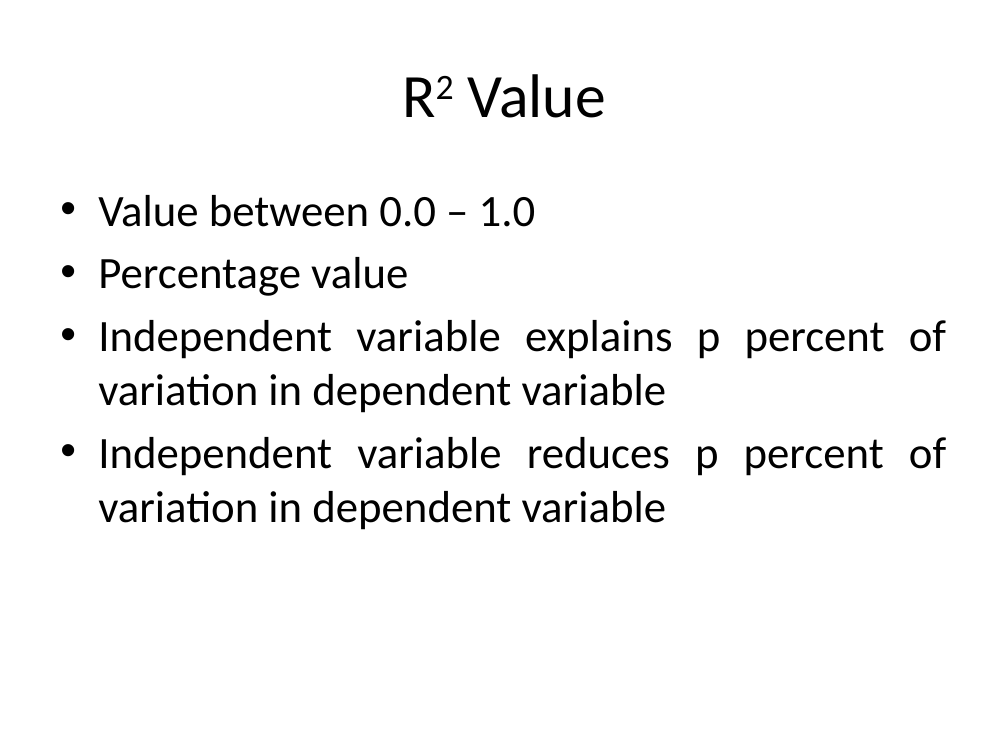
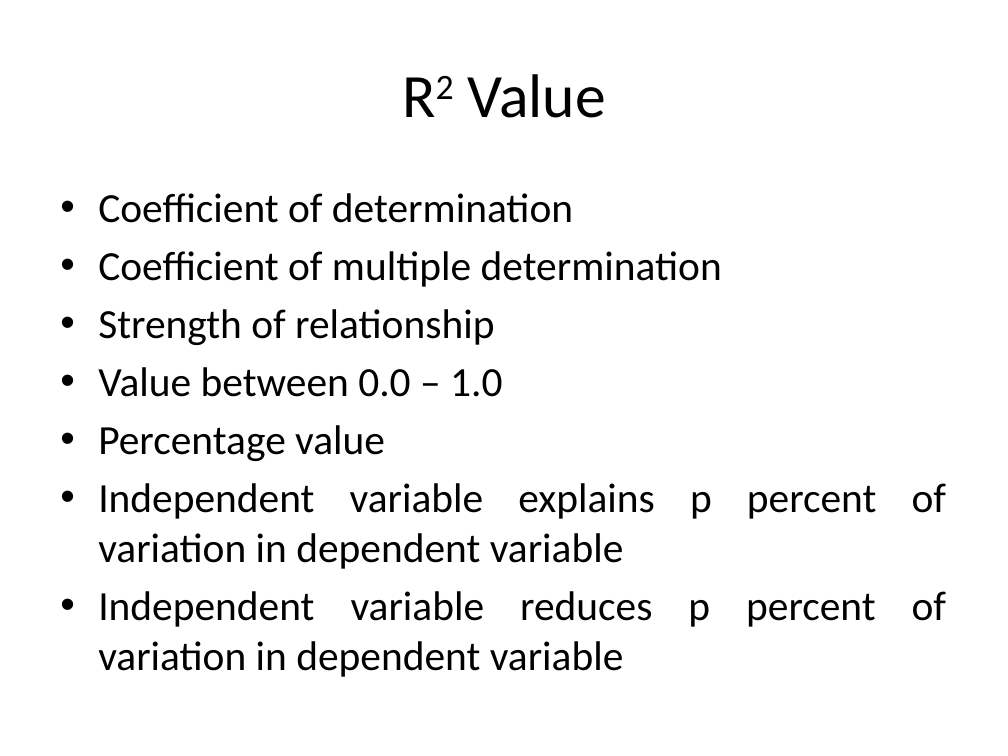
Before and after one commit to look4pritam/ArtificialIntelligence, a slide deck: slide 16 of MachineLearning/LinearRegression/LinearRegression.pptx (slide 15 before the commit). Drawn at 1008x756 pixels with LibreOffice and Linux fonts; fonts in the diff are those of the drawing. Boxes give left, top, right and bottom in pixels: in the first picture for what was removed or moved away, otherwise in the second. Text is boxed around its words. In the diff, an @@ line names an element or a change of style, - is before the commit and + after.

```diff
--- a/MachineLearning/LinearRegression/LinearRegression.pptx
+++ b/MachineLearning/LinearRegression/LinearRegression.pptx
@@ text at box(98, 193, 722, 345): paragraphs added @@
+• Coefficient of determination
+• Coefficient of multiple determination
+• Strength of relationship
@@ text at box(98, 367, 946, 677): size 32 to 29.6 pt in "Value between 0.0 – 1.0", "Percentage value", "Independent variable explains p percent of variation ...", "Independent variable reduces p percent of variation ..." @@
```
Also in this commit, not shown: 4 other slides changed, 2 slides added.
